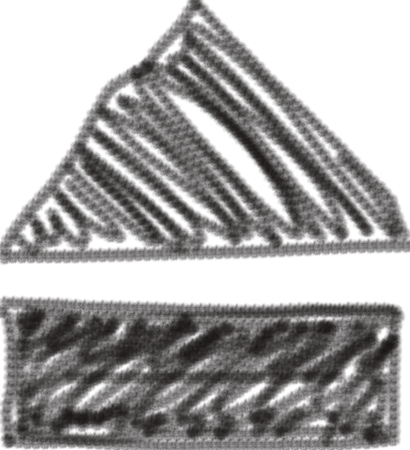
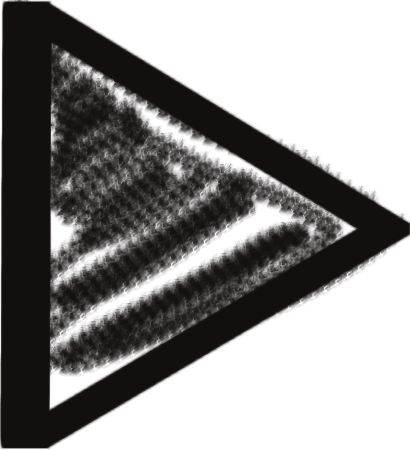
Two versions of the same layered image (410 x 450). Layer-by-layer changes:
added layer "label #1" above "label" over [0, 0, 410, 450]
hid "trunk" over [0, 0, 410, 450]
showed "background" over [3, 0, 410, 449]
